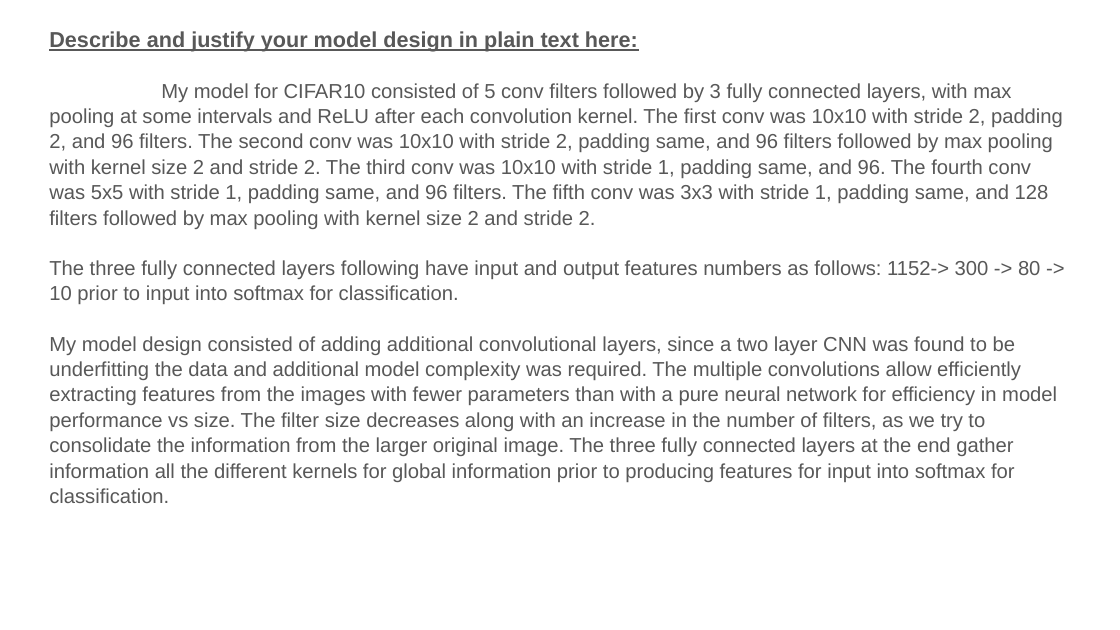
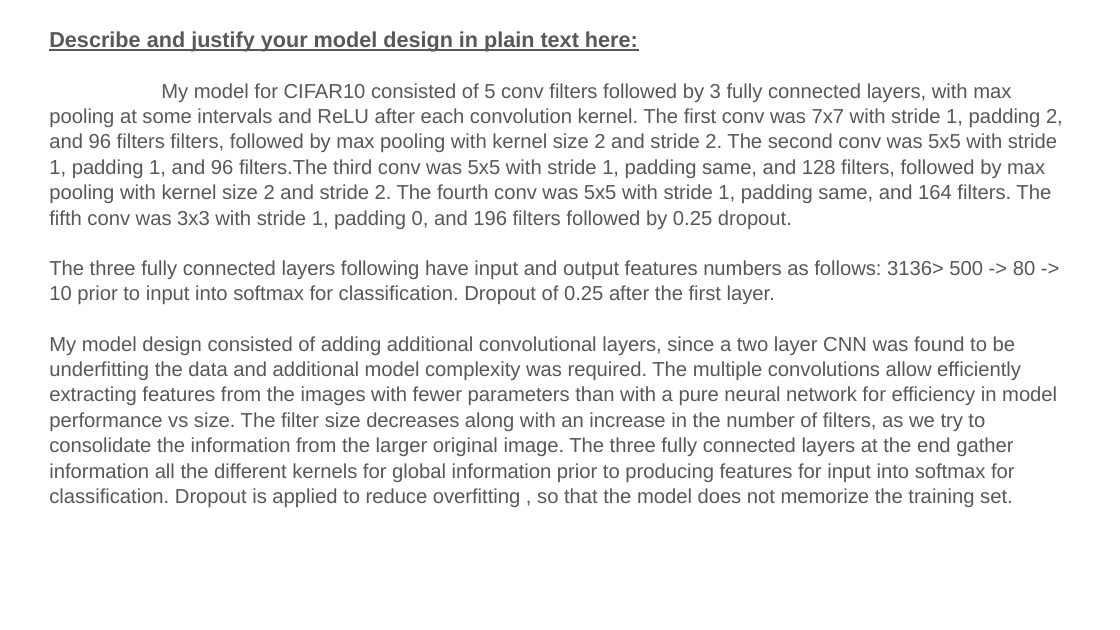
Before and after one commit to jcha-hub/DL_PS2, a slide deck: slide 15 of report-template-a2_v2.pptx. Drawn at 1120x630 pixels with LibreOffice and Linux fonts; fonts in the diff are those of the drawing. Boxes give left, top, right and bottom in pixels: in the first picture for what was removed or moved away, otherwise in the second. Text is boxed around its words. In the diff, an @@ line names an element or a change of style, - is before the commit and + after.

```diff
--- a/report-template-a2_v2.pptx
+++ b/report-template-a2_v2.pptx
@@ text at (x1=49, y1=83, x2=1063, y2=507): text changed @@
-My model for CIFAR10 consisted of 5 conv filters followed by 3 fully connected layers, with max pooling at some intervals and ReLU after each convolution kernel. The first conv was 10x10 with stride 2, padding 2, and 96 filters. The second conv was 10x10 with stride 2, padding same, and 96 filters followed by max pooling with kernel size 2 and stride 2. The third conv was 10x10 with stride 1, padding same, and 96. The fourth conv was 5x5 with stride 1, padding same, and 96 filters. The fifth conv was 3x3 with stride 1, padding same, and 128 filters followed by max pooling with kernel size 2 and stride 2.
-The three fully connected layers following have input and output features numbers as follows: 1152-> 300 -> 80 -> 10 prior to input into softmax for classification.
-My model design consisted of adding additional convolutional layers, since a two layer CNN was found to be underfitting the data and additional model complexity was required. The multiple convolutions allow efficiently extracting features from the images with fewer parameters than with a pure neural network for efficiency in model performance vs size. The filter size decreases along with an increase in the number of filters, as we try to consolidate the information from the larger original image. The three fully connected layers at the end gather information all the different kernels for global information prior to producing features for input into softmax for classification.
+My model for CIFAR10 consisted of 5 conv filters followed by 3 fully connected layers, with max pooling at some intervals and ReLU after each convolution kernel. The first conv was 7x7 with stride 1, padding 2, and 96 filters filters, followed by max pooling with kernel size 2 and stride 2. The second conv was 5x5 with stride 1, padding 1, and 96 filters.The third conv was 5x5 with stride 1, padding same, and 128 filters, followed by max pooling with kernel size 2 and stride 2. The fourth conv was 5x5 with stride 1, padding same, and 164 filters. The fifth conv was 3x3 with stride 1, padding 0, and 196 filters followed by 0.25 dropout.
+The three fully connected layers following have input and output features numbers as follows: 3136> 500 -> 80 -> 10 prior to input into softmax for classification. Dropout of 0.25 after the first layer.
+My model design consisted of adding additional convolutional layers, since a two layer CNN was found to be underfitting the data and additional model complexity was required. The multiple convolutions allow efficiently extracting features from the images with fewer parameters than with a pure neural network for efficiency in model performance vs size. The filter size decreases along with an increase in the number of filters, as we try to consolidate the information from the larger original image. The three fully connected layers at the end gather information all the different kernels for global information prior to producing features for input into softmax for classification. Dropout is applied to reduce overfitting , so that the model does not memorize the training set.
```
Also in this commit, not shown: 6 other slides changed, 1 slide added, 3 other files.
